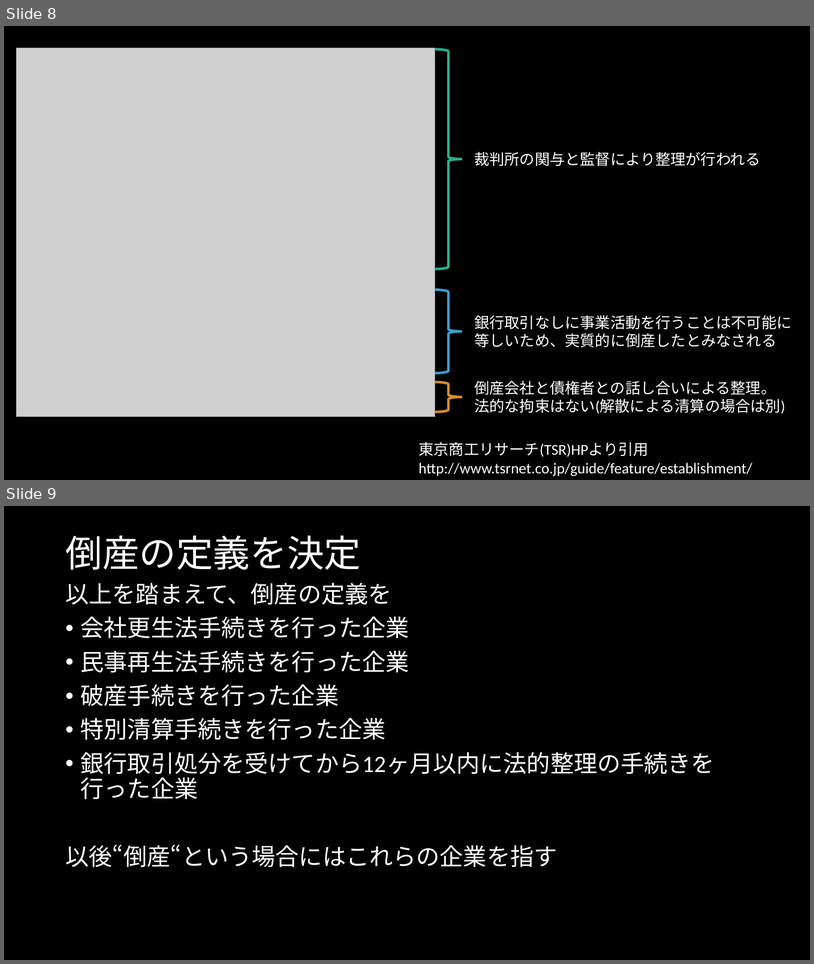
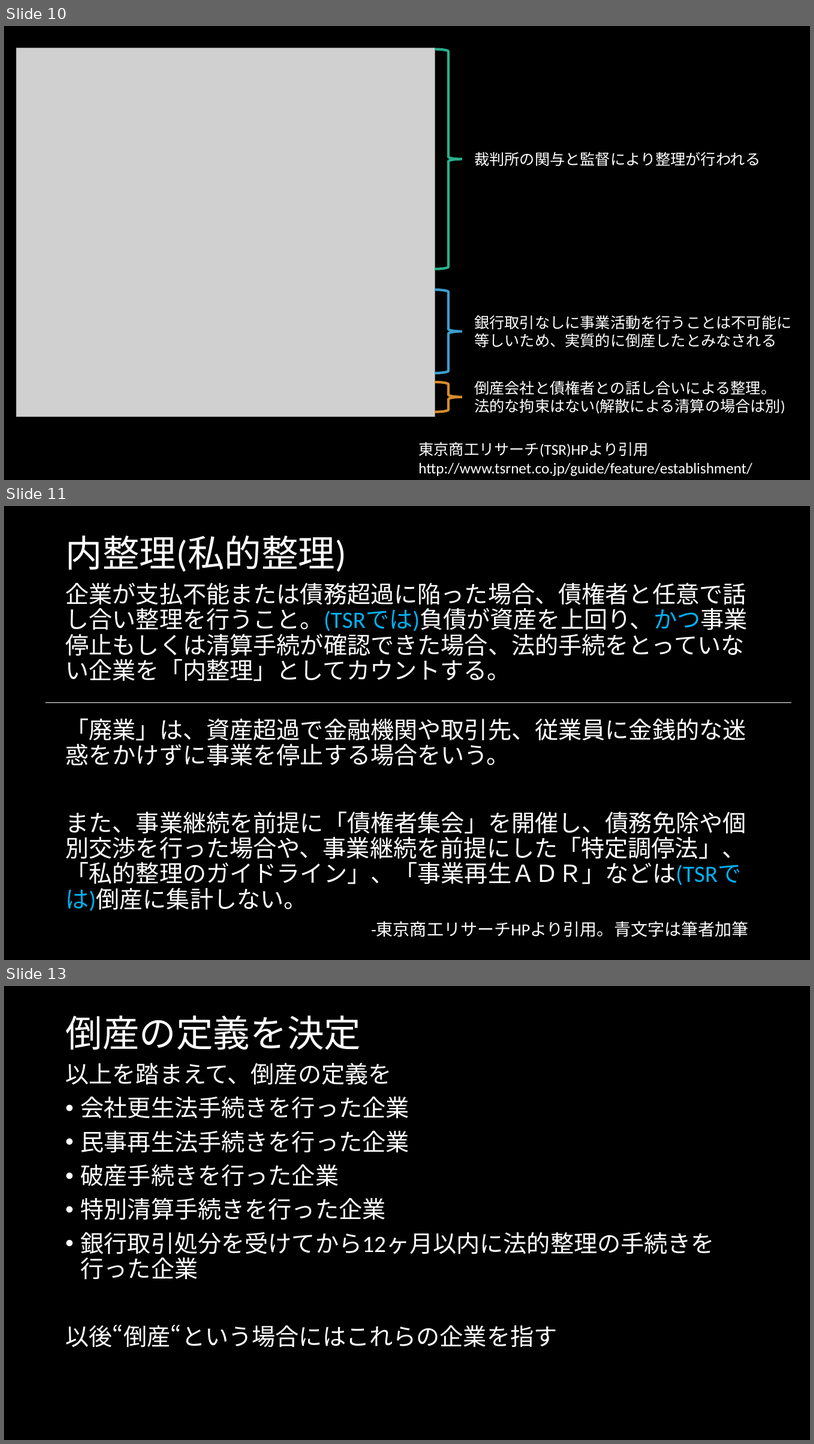
Before and after one commit to MAGA-Phantom/OperationSotsuron, a slide deck: 倒産の研究(仮).pptx. Shown one above the other, each under a label of ours: slides 8 and 9 before the commit, slides 10, 11 and 13 after it; the slides between them are not shown. The pictures are 814x964 and 814x1444 pixels, drawn with LibreOffice and Linux fonts; fonts in the diff are those of the drawing; grey boxes stand for pictures. Boxes give left, top, right and bottom in pixels: in the first picture for what was removed or moved away, otherwise in the second. Text is boxed around its words. In the diff, an @@ line names an element or a change of style, - is before the commit and + after.

```diff
--- a/倒産の研究(仮).pptx
+++ b/倒産の研究(仮).pptx
@@ slide 11 added at bbox=[4, 506, 810, 960], background #000000 @@
@@ title added at bbox=[65, 535, 347, 572], 44 pt, text #FFFFFF @@
+内整理(私的整理)
@@ text added at bbox=[65, 583, 749, 937], 28 pt, text #FFFFFF @@
+企業が支払不能または債務超過に陥った場合、債権者と任意で話し合い整理を行うこと。(TSRでは)負債が資産を上回り、かつ事業停止もしくは清算手続が確認できた場合、法的手続をとっていない企業を「内整理」としてカウントする。
+「廃業」は、資産超過で金融機関や取引先、従業員に金銭的な迷惑をかけずに事業を停止する場合をいう。
+また、事業継続を前提に「債権者集会」を開催し、債務免除や個別交渉を行った場合や、事業継続を前提にした「特定調停法」、「私的整理のガイドライン」、「事業再生ＡＤＲ」などは(TSRでは)倒産に集計しない。
+-東京商工リサーチHPより引用。青文字は筆者加筆
@@ line added from (45, 703) to (792, 703), #FFFFFF 0.5 pt @@
@@ what was slide 8 is now slide 10 @@
@@ what was slide 9 is now slide 13 @@
```
Also in this commit, not shown: 7 slides changed, 4 other slides added.
